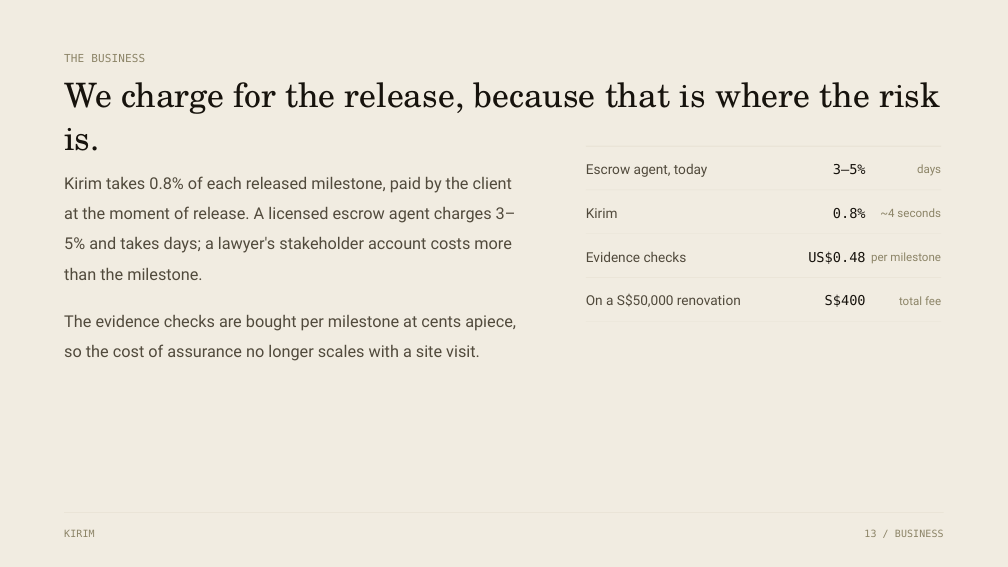
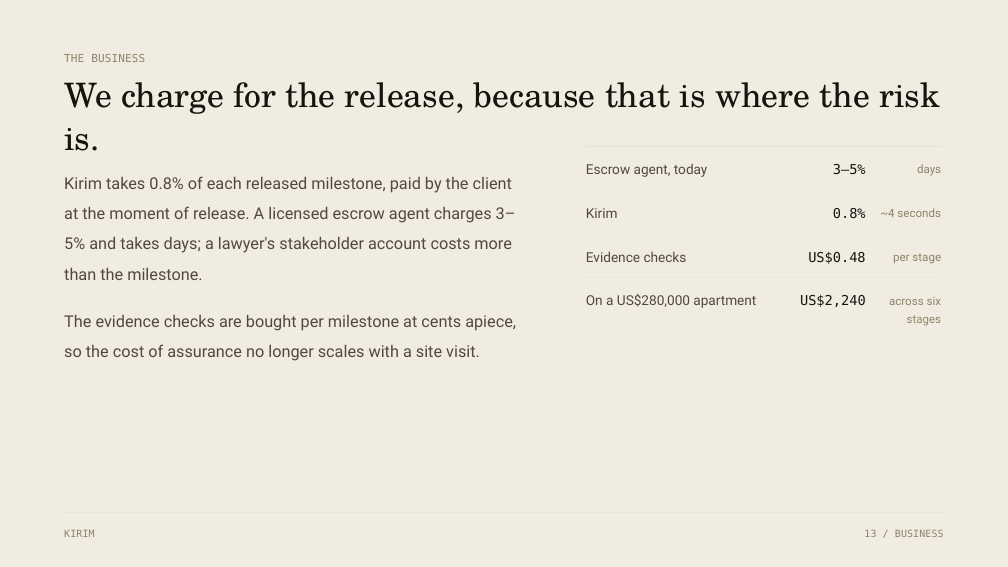
Before and after one commit to likalight/kirim, a slide deck: slide 14 of deck/KIRIM-pitch-deck.pptx. Drawn at 1008x567 pixels with LibreOffice and Linux fonts; fonts in the diff are those of the drawing. Boxes give left, top, right and bottom in pixels: in the first picture for what was removed or moved away, otherwise in the second. Text is boxed around its words. In the diff, an @@ line names an element or a change of style, - is before the commit and + after.

```diff
--- a/deck/KIRIM-pitch-deck.pptx
+++ b/deck/KIRIM-pitch-deck.pptx
@@ text at [893, 253, 941, 264]: text changed @@
-per milestone
+per stage
@@ text at [586, 294, 756, 308]: text changed @@
-On a S$50,000 renovation
+On a US$280,000 apartment
@@ text at [800, 294, 866, 307]: text changed @@
-S$400
+US$2,240
@@ text at [889, 297, 942, 326]: text changed @@
-total fee
+across six stages
```
Also in this commit, not shown: 2 other slides changed, 19 other files.
